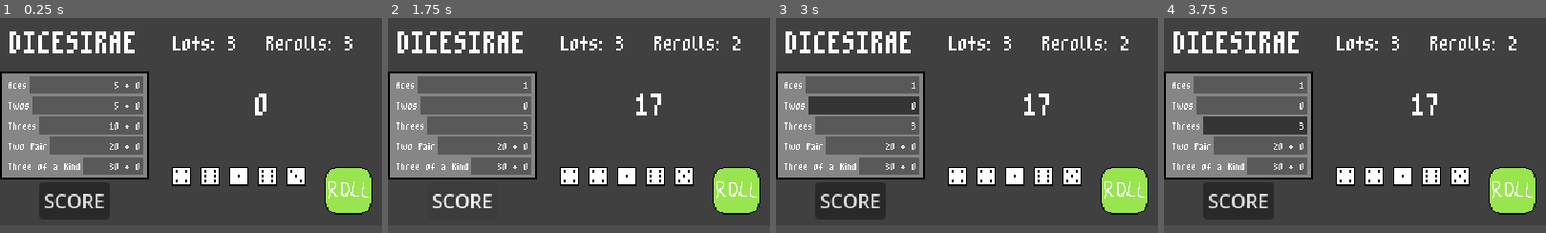
Above: before the commit, frames 1-4 (left to right).
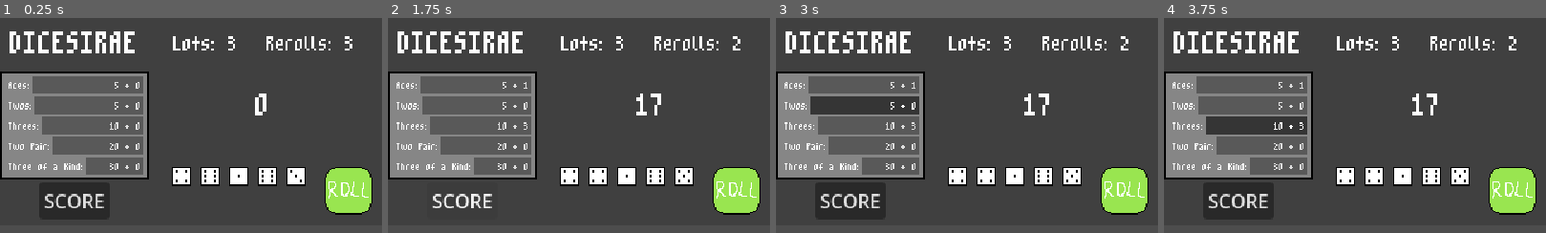
Above: after the commit, the same moments.

Repository: xander6424/DICESIRAE
Game: Godot game, scene res://scenes/main.tscn
Two runs of this game, one before a commit and one after it. Both use one fixed random seed, a clock stepped at 60 frames per second and the inputs below.
Inputs (mouse positions are % of the whole screen's width and height, from its top left):
- Up to frame 1 (0.25 s): no input
- Up to frame 2 (1.75 s): click (46, 42) at 0.5 s; click "SCORE" at 1.25 s
- Up to frame 3 (3 s): click "1" (after the commit: "5 + 1") at 2 s; click "0" (after the commit: "5 + 0") at 2.75 s
- Up to frame 4 (3.75 s): click "3" (after the commit: "10 + 3") at 3.5 s
The pictures show only the part of the screen within x 0-50%, y 2-52%; the shares and areas given below are measured in that part.

The runs differ from the first frame. In frame 1, 0.3% of the frame differs, in the area x 7-23%, y 27-73%; in frame 2, 0.4%, in the area x 7-34%, y 27-73%; in frame 3, 0.4%; in frame 4, 0.4%.

Commit message:
Update Scorecard Score
Scorecard correctly displays the rolled total for each (basic) category. The label and button is also assigned to each individual category.

Diff:
--- a/scenes/scorecard.tscn
+++ b/scenes/scorecard.tscn
@@ -81,6 +81,7 @@
 unique_name_in_owner = true
 layout_mode = 2
 size_flags_horizontal = 3
+focus_mode = 0
 theme_override_fonts/font = ExtResource("1_bv5yb")
 theme_override_styles/normal = SubResource("StyleBoxFlat_bv5yb")
 theme_override_styles/pressed = SubResource("StyleBoxFlat_4dv0f")
@@ -106,6 +107,7 @@
 unique_name_in_owner = true
 layout_mode = 2
 size_flags_horizontal = 3
+focus_mode = 0
 theme_override_fonts/font = ExtResource("1_bv5yb")
 theme_override_styles/normal = SubResource("StyleBoxFlat_bv5yb")
 theme_override_styles/pressed = SubResource("StyleBoxFlat_4dv0f")
@@ -131,6 +133,7 @@
 unique_name_in_owner = true
 layout_mode = 2
 size_flags_horizontal = 3
+focus_mode = 0
 theme_override_fonts/font = ExtResource("1_bv5yb")
 theme_override_styles/normal = SubResource("StyleBoxFlat_bv5yb")
 theme_override_styles/pressed = SubResource("StyleBoxFlat_4dv0f")
@@ -156,6 +159,7 @@
 unique_name_in_owner = true
 layout_mode = 2
 size_flags_horizontal = 3
+focus_mode = 0
 theme_override_fonts/font = ExtResource("1_bv5yb")
 theme_override_styles/normal = SubResource("StyleBoxFlat_bv5yb")
 theme_override_styles/pressed = SubResource("StyleBoxFlat_4dv0f")
@@ -181,6 +185,7 @@
 unique_name_in_owner = true
 layout_mode = 2
 size_flags_horizontal = 3
+focus_mode = 0
 theme_override_fonts/font = ExtResource("1_bv5yb")
 theme_override_styles/normal = SubResource("StyleBoxFlat_bv5yb")
 theme_override_styles/pressed = SubResource("StyleBoxFlat_4dv0f")
--- a/scripts/scorecard.gd
+++ b/scripts/scorecard.gd
@@ -10,8 +10,12 @@
 class CategoryInfo:
 	var name: String
 	var base_score: int
+	var total: int = 0
 	var id: Categories
 	var scored: bool = false
+
+	var label: Label = null
+	var button: Button = null
 
 	func _init(name: String, base_score: int, id: Categories):
 		self.name = name
@@ -26,14 +30,20 @@
 var two_pair = CategoryInfo.new("Two Pair", 20, Categories.TWO_PAIR)
 var three_of_a_kind = CategoryInfo.new("Three of a Kind", 30, Categories.THREE_OF_A_KIND)
 var category_info_list = [aces, twos, threes, fours, two_pair, three_of_a_kind]
+var active_category_info_list = []
 
 func _ready() -> void:
 	var scorecard_index: int = 0
 	for category in category_info_list:
 		if category.id in starting_category_list:
-			category_label_list[scorecard_index].text = category.name
+			category_label_list[scorecard_index].text = category.name + ":"
 			category_button_list[scorecard_index].text = str(category.base_score) + " + 0"
 			category_button_list[scorecard_index].pressed.connect(category_button_pressed)
+
+			category.label = category_label_list[scorecard_index]
+			category.button = category_button_list[scorecard_index]
+
+			active_category_info_list.append(category)
 			scorecard_index += 1
 
 	score_button.pressed.connect(score_button_pressed)
@@ -58,34 +68,35 @@
 
 
 func _on_update_scorecard() -> void:
-	var aces_total = 0
-	var twos_total = 0
-	var threes_total = 0
+	var scorecard_dice_list = []
+	for dice in Global.rolling_dice_list:
+		scorecard_dice_list.append(dice)
+	for dice in Global.saved_dice_list:
+		scorecard_dice_list.append(dice)
 
-	# Aces
-	for dice in Global.rolling_dice_list:
-		if dice == 1:
-			aces_total += dice
-	for dice in Global.saved_dice_list:
-		if dice == 1:
-			aces_total += dice
+	for category in active_category_info_list:
+		category.total = 0
 
-	# Twos
-	for dice in Global.rolling_dice_list:
-		if dice == 2:
-			twos_total += dice
-	for dice in Global.saved_dice_list:
-		if dice == 2:
-			twos_total += dice
+		match category.id:
+			Categories.ACES:
+				for dice in scorecard_dice_list:
+					if dice == 1:
+						category.total += dice
+			Categories.TWOS:
+				for dice in scorecard_dice_list:
+					if dice == 2:
+						category.total += dice
+			Categories.THREES:
+				for dice in scorecard_dice_list:
+					if dice == 3:
+						category.total += dice
+			Categories.FOURS:
+				for dice in scorecard_dice_list:
+					if dice == 4:
+						category.total += dice
+			Categories.TWO_PAIR:
+				pass
+			Categories.THREE_OF_A_KIND:
+				pass
 
-	# Threes
-	for dice in Global.rolling_dice_list:
-		if dice == 3:
-			threes_total += dice
-	for dice in Global.saved_dice_list:
-		if dice == 3:
-			threes_total += dice
-
-	category_button_list[0].text = str(aces_total)
-	category_button_list[1].text = str(twos_total)
-	category_button_list[2].text = str(threes_total)
+		category.button.text = str(category.base_score) + " + " + str(category.total)
